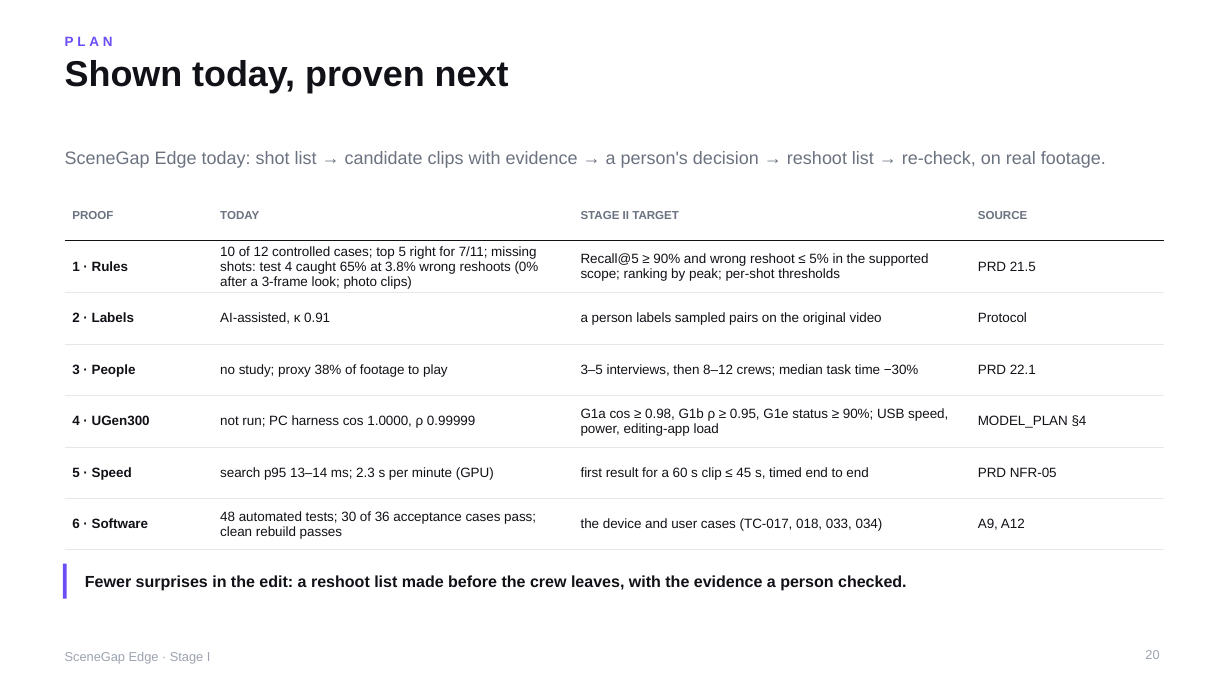
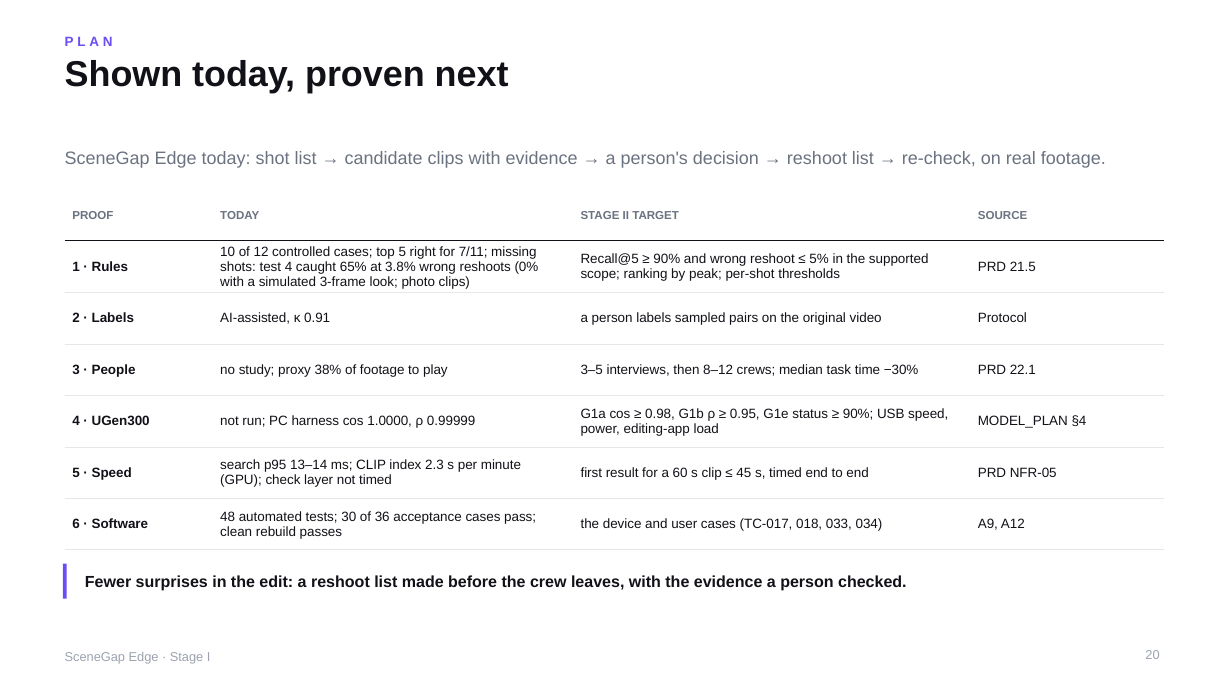
Before and after one commit to yu9bryan/scenegap-edge, a slide deck: slide 20 of docs/deck/SceneGapEdge_StageI_Proposal.pptx. Drawn at 1232x693 pixels with LibreOffice and Linux fonts; fonts in the diff are those of the drawing. Boxes give left, top, right and bottom in pixels: in the first picture for what was removed or moved away, otherwise in the second. Text is boxed around its words. In the diff, an @@ line names an element or a change of style, - is before the commit and + after.

```diff
--- a/docs/deck/SceneGapEdge_StageI_Proposal.pptx
+++ b/docs/deck/SceneGapEdge_StageI_Proposal.pptx
@@ table at <box>65,189,1165,543</box> @@
-row 2, column 2: 10 of 12 controlled cases; top 5 right for 7/11; missing shots: test 4 caught 65% at 3.8% wrong reshoots (0% after a 3-frame look; photo clips)
+row 2, column 2: 10 of 12 controlled cases; top 5 right for 7/11; missing shots: test 4 caught 65% at 3.8% wrong reshoots (0% with a simulated 3-frame look; photo clips)
-row 6, column 2: search p95 13–14 ms; 2.3 s per minute (GPU)
+row 6, column 2: search p95 13–14 ms; CLIP index 2.3 s per minute (GPU); check layer not timed
```
Also in this commit, not shown: 2 other slides changed, 6 other files.
